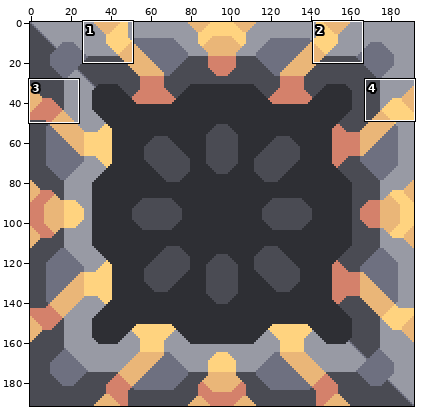
Sprite sheet -- sprites/blocks/units/Improved-assembler-module.png. Above, an overview of the earlier version with the close-up marked.
Close-up. Old version:
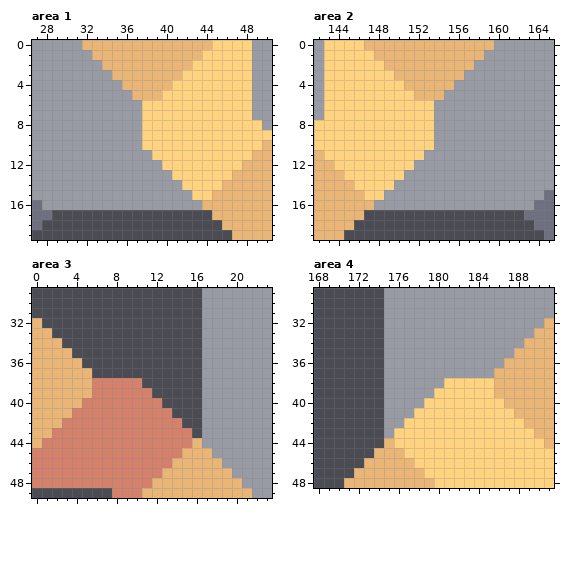
The file is 192x192 pixels. Shown: area 1: x 27..50, y 0..19; area 2: x 142..165, y 0..19; area 3: x 0..23, y 29..49; area 4: x 168..191, y 29..48. The commit also changed other parts of the picture, which this record leaves out.
After the commit:
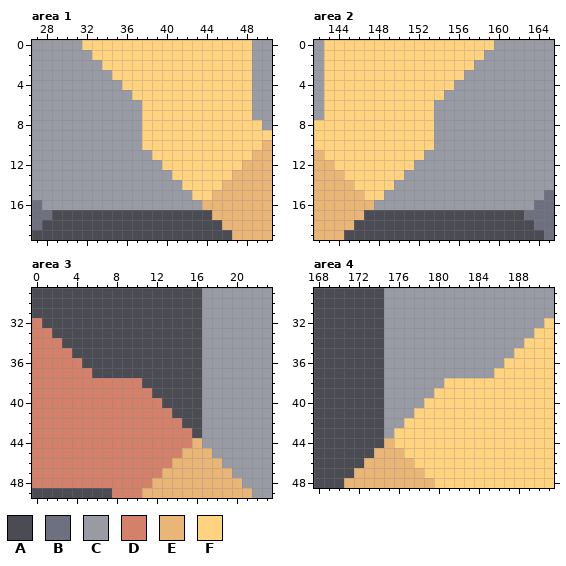
Palette (. is transparent): A #4a4b53  B #6e7080  C #989aa4  D #d4816b  E #eab678  F #ffd37f
Edits made:
Area 1:
y 0: x 32..44 EEEEEEEEEEEEE -> FFFFFFFFFFFFF
y 1: x 33..43 EEEEEEEEEEE -> FFFFFFFFFFF
y 2: x 34..42 EEEEEEEEE -> FFFFFFFFF
y 3: x 35..41 EEEEEEE -> FFFFFFF
y 4: x 36..40 EEEEE -> FFFFF
y 5: x 37..39 EEE -> FFF
Area 2:
y 0: x 147..159 EEEEEEEEEEEEE -> FFFFFFFFFFFFF
y 1: x 148..158 EEEEEEEEEEE -> FFFFFFFFFFF
y 2: x 149..157 EEEEEEEEE -> FFFFFFFFF
y 3: x 150..156 EEEEEEE -> FFFFFFF
y 4: x 151..155 EEEEE -> FFFFF
y 5: x 152..154 EEE -> FFF
Area 3:
y 32: x 0 E -> D
y 33: x 0..1 EE -> DD
y 34: x 0..2 EEE -> DDD
y 35: x 0..3 EEEE -> DDDD
y 36: x 0..4 EEEEE -> DDDDD
y 37..39: x 0..5 EEEEEE -> DDDDDD
y 40: x 0..4 EEEEE -> DDDDD
y 41: x 0..3 EEEE -> DDDD
y 42: x 0..2 EEE -> DDD
y 43: x 0..1 EE -> DD
y 44: x 0 E -> D
Area 4:
y 32: x 191 E -> F
y 33: x 190..191 EE -> FF
y 34: x 189..191 EEE -> FFF
y 35: x 188..191 EEEE -> FFFF
y 36: x 187..191 EEEEE -> FFFFF
y 37..39: x 186..191 EEEEEE -> FFFFFF
y 40: x 187..191 EEEEE -> FFFFF
y 41: x 188..191 EEEE -> FFFF
y 42: x 189..191 EEE -> FFF
y 43: x 190..191 EE -> FF
y 44: x 191 E -> F
Boxes around the changes in both close-ups, in picture pixels (x1, y1, x2, y2):
changed: (82, 40, 212, 100)
changed: (364, 40, 494, 100)
changed: (32, 318, 92, 448)
changed: (494, 318, 554, 448)
